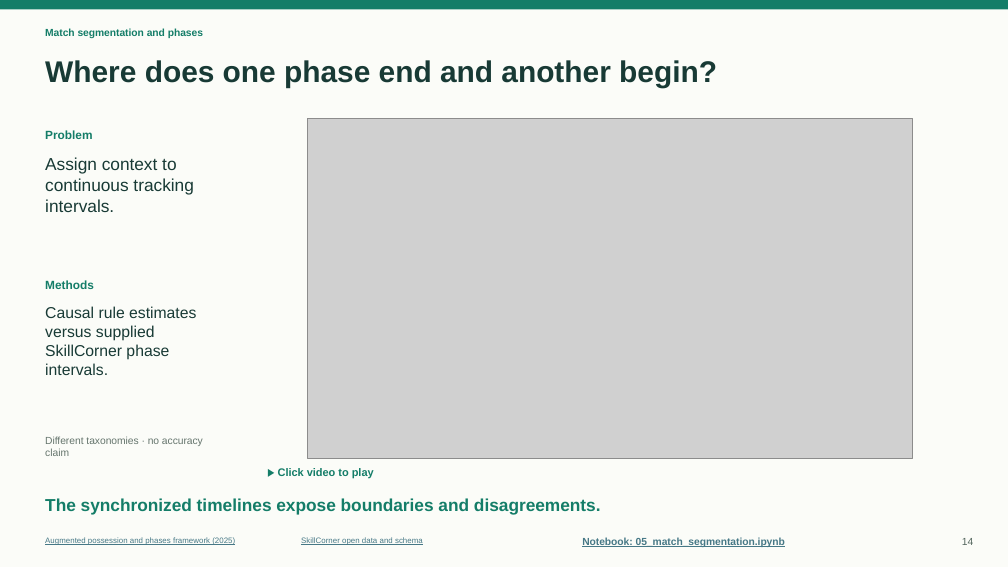
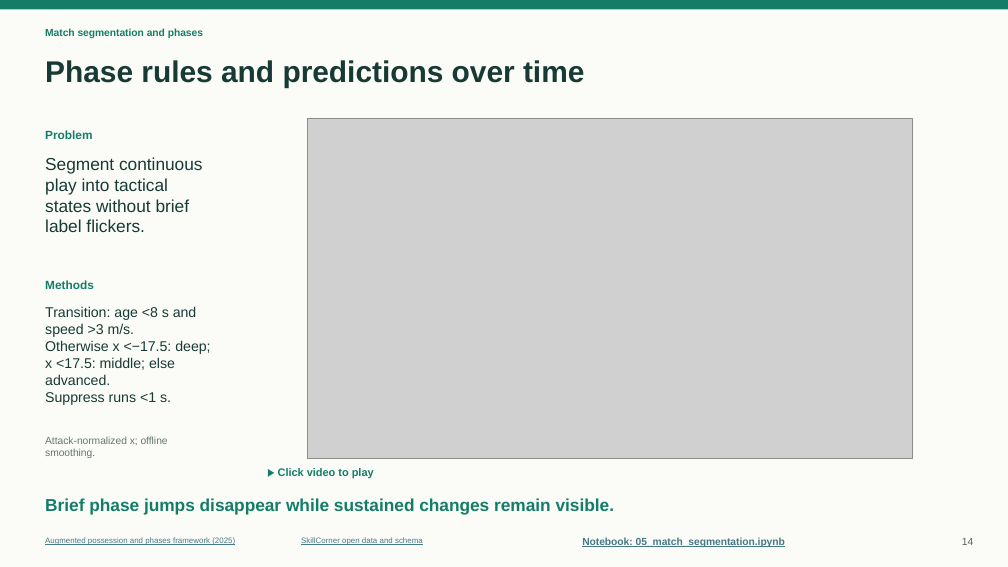
Before and after one commit to zcochran27/tracking-data-applied-workshop, a slide deck: slide 14 of slides/tracking-data-applied-updated.pptx. Drawn at 1008x567 pixels with LibreOffice and Linux fonts; fonts in the diff are those of the drawing; grey boxes stand for pictures. Boxes give left, top, right and bottom in pixels: in the first picture for what was removed or moved away, otherwise in the second. Text is boxed around its words. In the diff, an @@ line names an element or a change of style, - is before the commit and + after.

Commit message:
Explain phase rules and suppress brief state jumps in slides and notebook

```diff
--- a/slides/tracking-data-applied-updated.pptx
+++ b/slides/tracking-data-applied-updated.pptx
@@ text at [45, 60, 584, 87]: text changed @@
-Where does one phase end and another begin?
+Phase rules and predictions over time
@@ text at [45, 157, 203, 232]: text changed @@
-Assign context to continuous tracking intervals.
+Segment continuous play into tactical states without brief label flickers.
@@ text at [45, 306, 210, 405]: text changed; size 15 to 13.5 pt @@
-Causal rule estimates versus supplied SkillCorner phase intervals.
+Transition: age <8 s and speed >3 m/s.
+Otherwise x <−17.5: deep; x <17.5: middle; else advanced.
+Suppress runs <1 s.
@@ text at [45, 436, 168, 458]: text changed @@
-Different taxonomies · no accuracy claim
+Attack-normalized x; offline smoothing.
@@ text at [45, 498, 614, 515]: text changed @@
-The synchronized timelines expose boundaries and disagreements.
+Brief phase jumps disappear while sustained changes remain visible.
```
Also in this commit, not shown: 14 other files.
